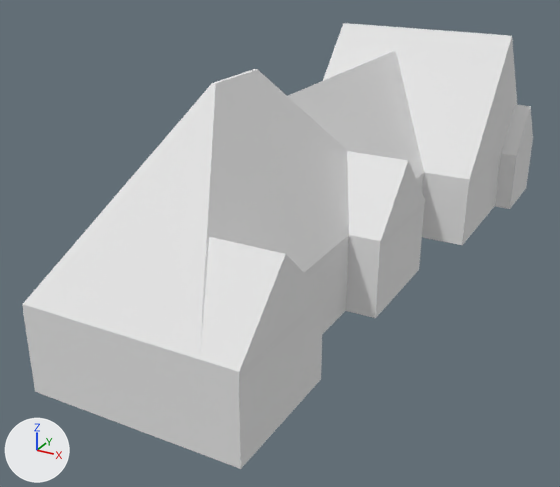
A saved change to the Blender file Assets/Environment/Blend/House.blend.
One viewpoint serves both versions: a 50 mm lens placed at (12.5, -24.0, 15.8), pointed at (-3.0, 4.2, 1.7). The lights are fixed; the arrows at lower left show +X, +Y and +Z.

The older version as bpy lines, for what is in view:
```python
me_cube = bpy.data.meshes.new('Cube')
me_cube.from_pydata(...)  # 152 vertices, 150 faces, 2 loose edges; spans x -6.1..4.2, y 0.0..10.0, z -22.0..8.0
me_cube.materials.append(mat_material)  # white #e7e7e7
ob_cube = bpy.data.objects.new('Cube', me_cube)
ob_cube.location = (0.0, 0.0, 0.0)
ob_cube.rotation_euler = (1.571, 0.0, 0.0)  # degrees (90, 0, 0)
```
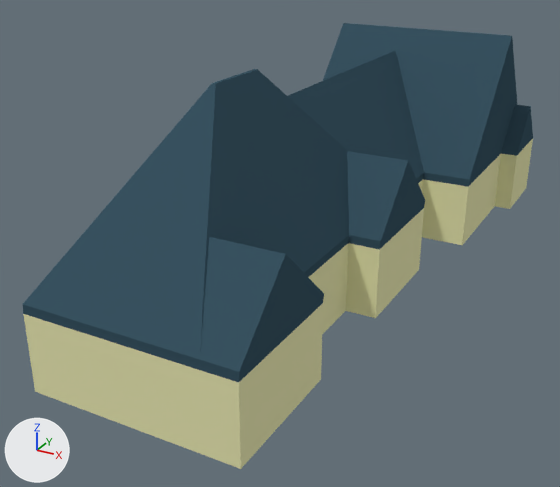
Where the change shows, as pixel boxes (x1, y1, x2, y2) in the pictures (560 x 487 px):
part 1 of me_cube, recoloured (white to beige)
    both: (23, 139, 533, 469)
part 2 of me_cube, recoloured (white to blue)
    both: (23, 23, 533, 382)

Patch to the scene script:
```diff
--- a/Assets/Environment/Blend/House.blend.py
+++ b/Assets/Environment/Blend/House.blend.py
@@ mat_roof @@
+mat_roof = diffuse_material('Roof')
+mat_roof.base_color = (0.0407, 0.0866, 0.119)  # dark blue #395361
@@ mat_house @@
+mat_house = diffuse_material('House')
+mat_house.base_color = (0.8, 0.793, 0.441)  # beige #e7e6b1
@@ me_cube @@
 me_cube.from_pydata(...)  # 152 vertices, 150 faces, 2 loose edges; spans x -6.1..4.2, y 0.0..10.0, z -22.0..8.0
 # used by ob_cube; location = (0.0, 0.0, 0.0); rotation_euler = (1.571, 0.0, 0.0), in degrees (90, 0, 0)
+# me_cube part 1: all 60 faces centred in x -6.1..4.2, y 1.0..2.6, z -22.0..8.0 switch from mat_material (white #e7e7e7) to mat_house (beige #e7e6b1)
+# me_cube part 2: 90 of the faces centred in x -6.1..4.2, y 0.0..10.0, z -22.0..8.0 switch from mat_material (white #e7e7e7) to mat_roof (dark blue #395361)
```
